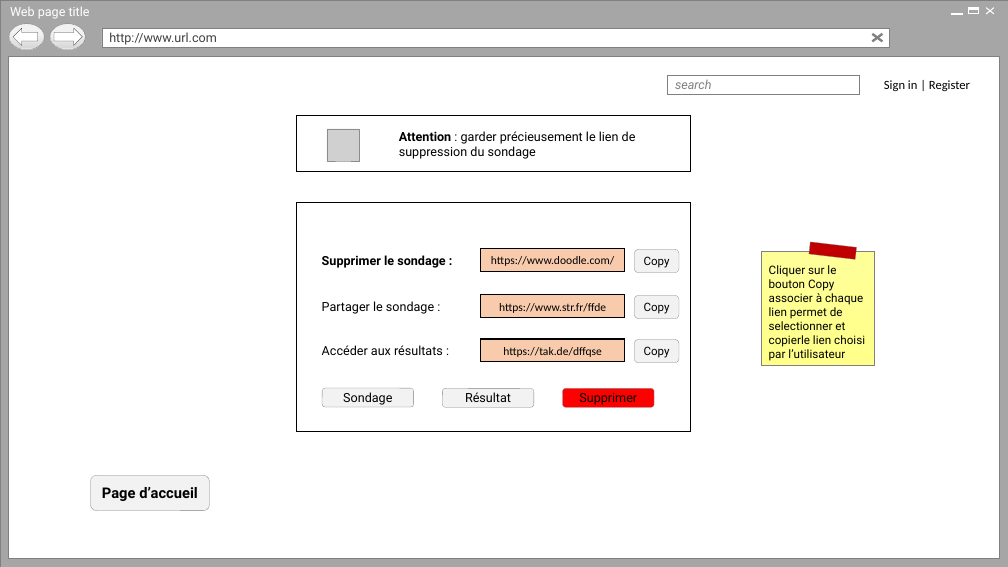
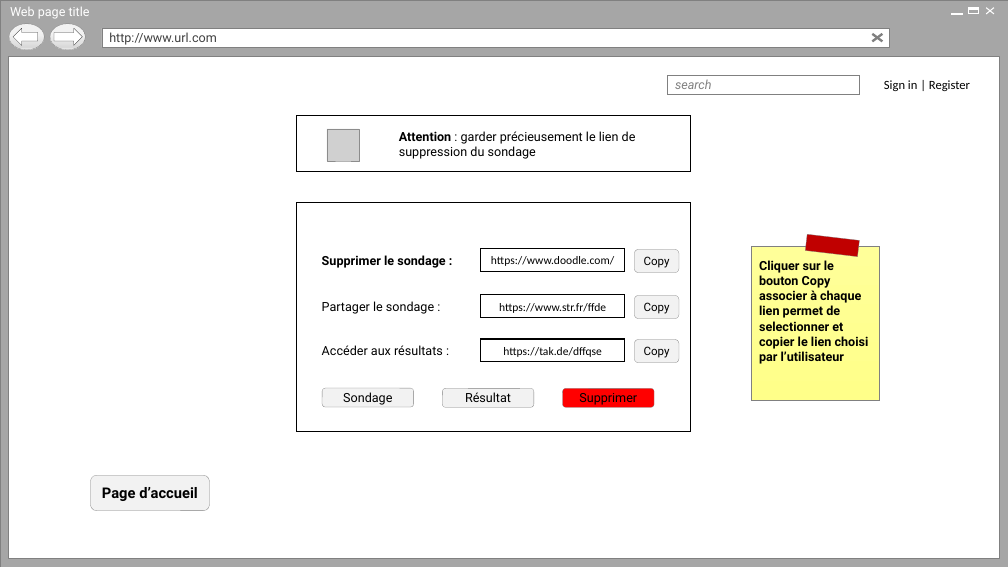
Before and after one commit to Holyz1988/PROJET1-ASP.NET, a slide deck: slide 9 of Page d’acceuil.pptx. Drawn at 1008x567 pixels with LibreOffice and Linux fonts; fonts in the diff are those of the drawing; grey boxes stand for pictures; background and template pictures are left out. Boxes give left, top, right and bottom in pixels: in the first picture for what was removed or moved away, otherwise in the second. Text is boxed around its words. In the diff, an @@ line names an element or a change of style, - is before the commit and + after.

```diff
--- a/Page d’acceuil.pptx
+++ b/Page d’acceuil.pptx
@@ rectangle resized from (x1=809, y1=242, x2=857, y2=260) to (x1=805, y1=234, x2=860, y2=257) @@
@@ rectangle "Cliquer sur le bouton Copy ..." resized from (x1=761, y1=252, x2=875, y2=365) to (x1=752, y1=247, x2=879, y2=400) @@
@@ text in rectangle at (x1=759, y1=260, x2=869, y2=364): text changed; size 11.1 to 12 pt; bold on @@
-Cliquer sur le bouton Copy associer à chaque lien permet de selectionner et copierle lien choisi par l’utilisateur
+Cliquer sur le bouton Copy associer à chaque lien permet de selectionner et copier le lien choisi par l’utilisateur
@@ fill #F8CBAD to #FFFFFF in 3 elements at (x1=481, y1=249, x2=625, y2=271), (x1=481, y1=339, x2=625, y2=361), (x1=481, y1=295, x2=625, y2=318) @@
```
Also in this commit, not shown: 6 other slides changed, 6 slides added.
